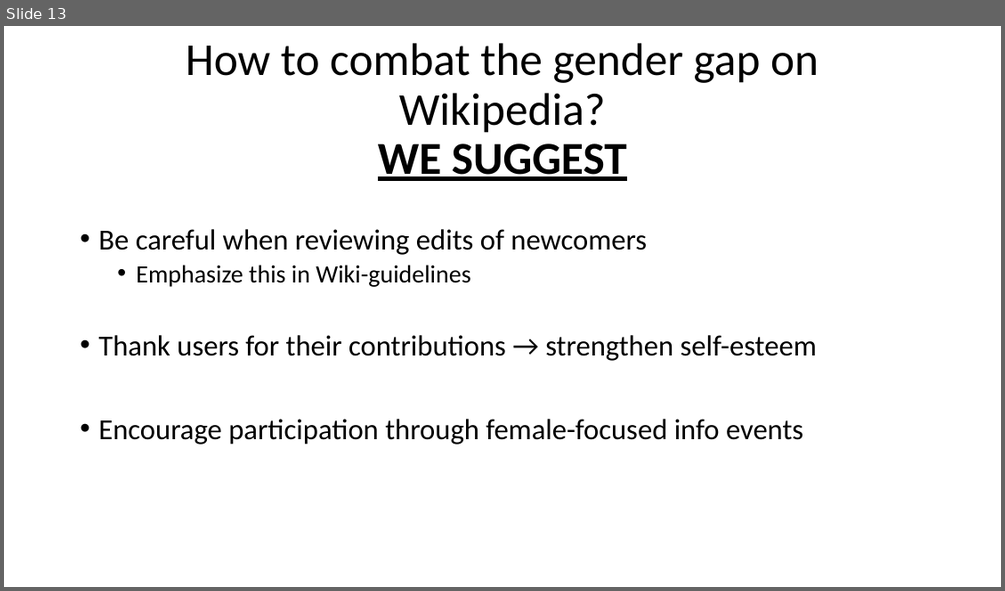
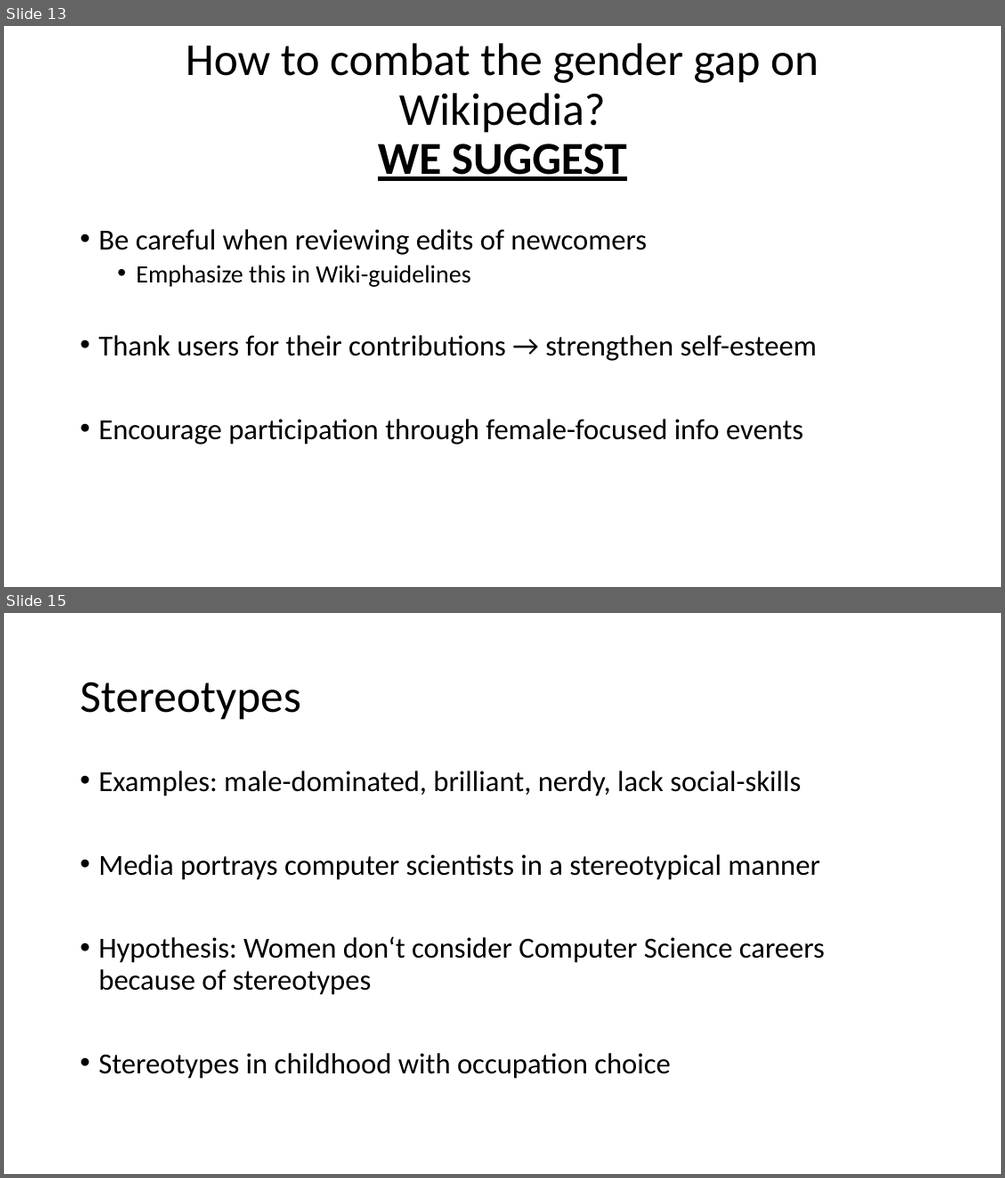
Before and after one commit to EvaJobst/FOT-Paper, a slide deck: Paper - Presentation.pptx. Shown one above the other, each under a label of ours: slide 13 before the commit, slides 13 and 15 after it; the slides between them are not shown. The pictures are 1005x591 and 1005x1178 pixels, drawn with LibreOffice and Linux fonts; fonts in the diff are those of the drawing. Boxes give left, top, right and bottom in pixels: in the first picture for what was removed or moved away, otherwise in the second. Text is boxed around its words. In the diff, an @@ line names an element or a change of style, - is before the commit and + after.

```diff
--- a/Paper - Presentation.pptx
+++ b/Paper - Presentation.pptx
@@ slide 15 added at (x1=4, y1=613, x2=1001, y2=1174), background #FFFFFF @@
@@ title added at (x1=80, y1=682, x2=300, y2=720), 44 pt, text #000000 @@
+Stereotypes
@@ text added at (x1=98, y1=771, x2=825, y2=1078), 28 pt, text #000000 @@
+• Examples: male-dominated, brilliant, nerdy, lack social-skills
+• Media portrays computer scientists in a stereotypical manner
+• Hypothesis: Women don‘t consider Computer Science careers because of stereotypes
+• Stereotypes in childhood with occupation choice
```
Also in this commit, not shown: 1 slide changed, 5 other slides added, 1 other file.
